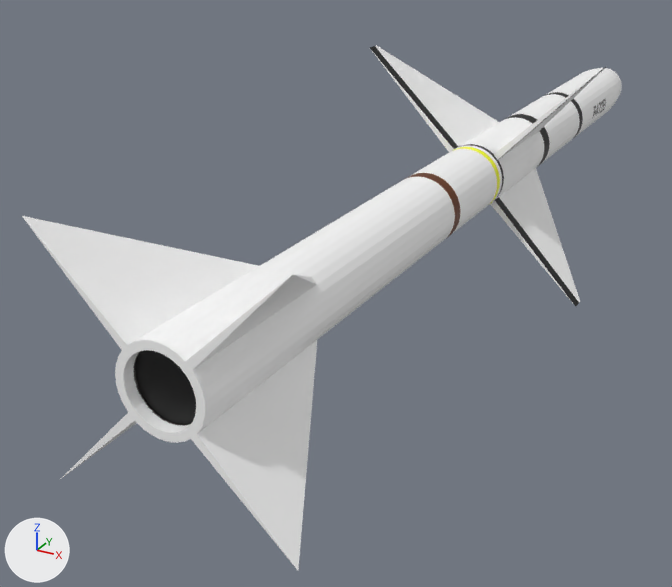
Before and after pictures for a commit that changed the Blender file Assets/AIM-7E/AIM-7E.blend.
Rendered twice from a 50 mm lens placed at (1.053, -3.041, 0.899), pointed at (-0.386, -0.423, -0.41). Arrows for +X, +Y and +Z are at lower left; the lights stay in place.

Script lines for the objects in view, before the commit:
```python
me_cylinder = bpy.data.meshes.new('Cylinder')
me_cylinder.from_pydata(...)  # 365 vertices, 377 faces; spans x -3.6..3.6, y -3.6..3.6, z -16.7..16.8
me_cylinder.materials.append(mat_material_001)  # picture img_aim_7e_r3_png
ob_cylinder = bpy.data.objects.new('Cylinder', me_cylinder)
ob_cylinder.location = (0.0, 0.0, 0.004)
ob_cylinder.rotation_euler = (-1.571, 0.0, 0.0)  # degrees (-90, 0, 0)
ob_cylinder.scale = (-0.109, -0.109, -0.109)
```
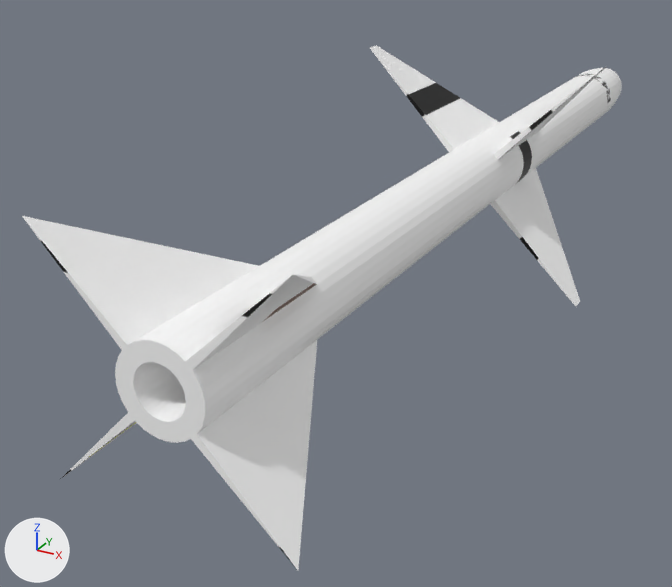
Patch to the scene script:
```diff
--- a/Assets/AIM-7E/AIM-7E.blend.py
+++ b/Assets/AIM-7E/AIM-7E.blend.py
@@ me_cylinder @@
 # used by ob_cylinder; location = (0.0, 0.0, 0.004); rotation_euler = (-1.571, 0.0, 0.0), in degrees (-90, 0, 0); scale = (-0.109, -0.109, -0.109)
-me_cylinder.from_pydata(...)  # 365 vertices, 377 faces; spans x -3.6..3.6, y -3.6..3.6, z -16.7..16.8
+me_cylinder.from_pydata(...)  # 602 vertices, 409 faces, 146 loose edges; spans x -3.6..3.6, y -3.6..3.6, z -16.7..16.8
+# me_cylinder part 1
+# 6 vertices are removed from x -0.8..0.2, y 0.2..0.8, z 16.5..16.8
+# 65 faces are deleted
+# 243 vertices are added at x -0.8..0.8, y -0.8..0.8, z 15.4..16.8
+# 146 loose edges are added
+# 97 new faces join them
+# me_cylinder part 2: 312 kept faces spanning x -3.6..3.6, y -3.6..3.6, z -16.7..16.8 get new texture (UV) coordinates
 me_cylinder.materials.append(mat_material_001)
```

Pixel boxes [x1, y1, x2, y2] of what changed, in the pictures (672 x 587 px):
part 1 of me_cylinder, built on: [115, 340, 205, 443] in both
part 2 of me_cylinder, surface changed: [39, 45, 614, 570] in both
